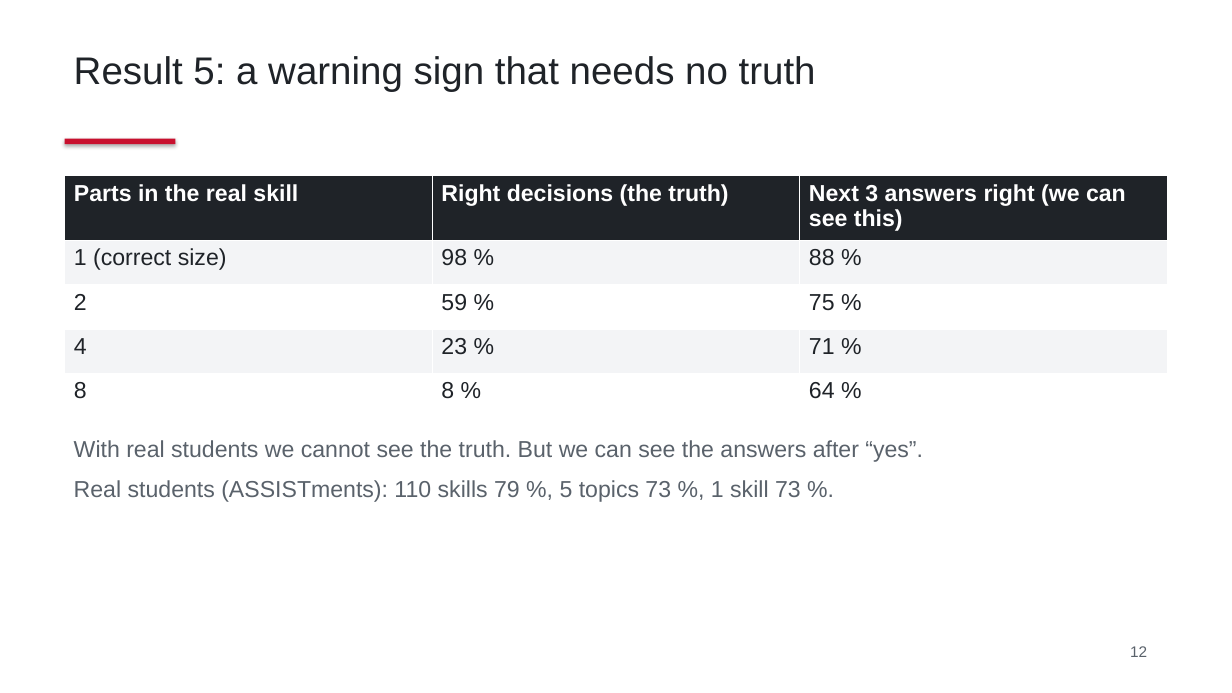
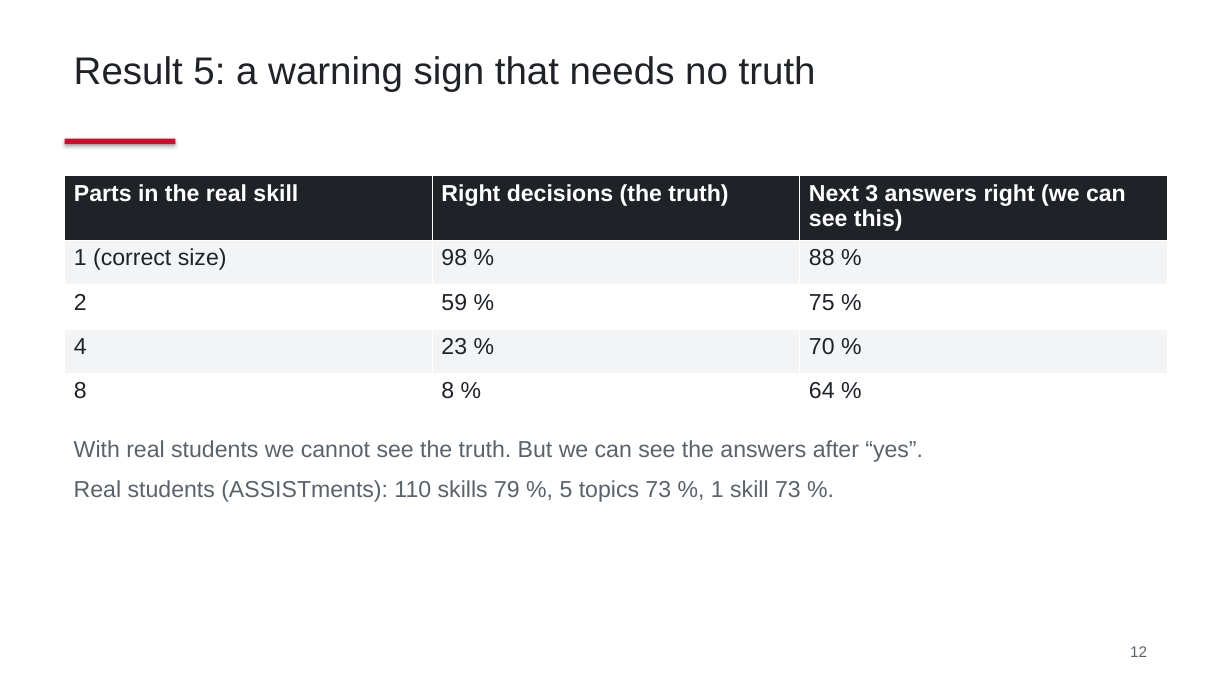
Before and after one commit to DavidTbilisi/zeno-math, a slide deck: slide 12 of docs/thesis/preliminary-defense.pptx. Drawn at 1232x693 pixels with LibreOffice and Linux fonts; fonts in the diff are those of the drawing. Boxes give left, top, right and bottom in pixels: in the first picture for what was removed or moved away, otherwise in the second. Text is boxed around its words. In the diff, an @@ line names an element or a change of style, - is before the commit and + after.

```diff
--- a/docs/thesis/preliminary-defense.pptx
+++ b/docs/thesis/preliminary-defense.pptx
@@ table at (65, 176, 1168, 403) @@
-row 4, column 3: 71 %
+row 4, column 3: 70 %
```
Also in this commit, not shown: 1 other file.
